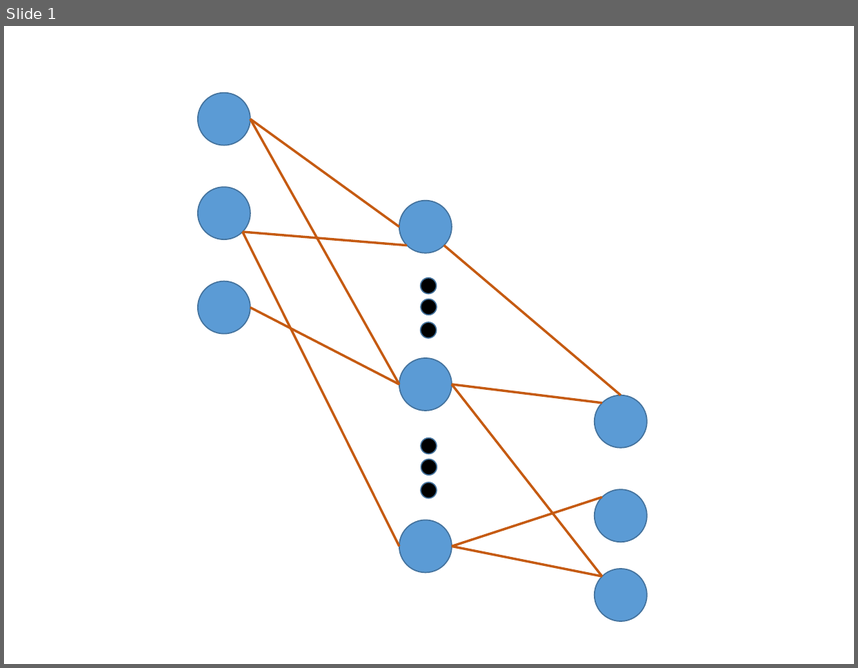
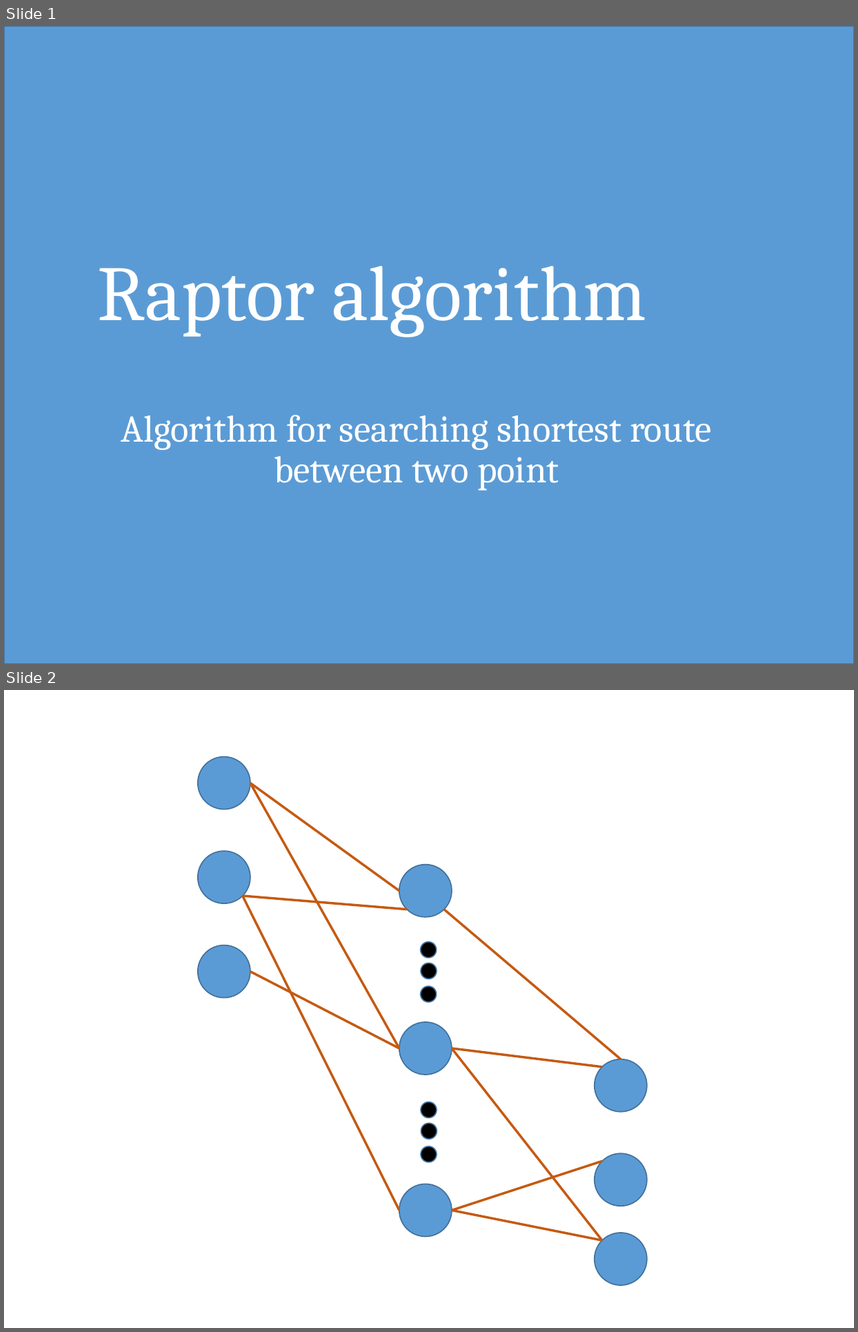
Before and after one commit to hqt/street-router, a slide deck: Document/presentation/raptor.pptx. Shown one above the other, each under a label of ours: slide 1 before the commit, slides 1 and 2 after it. The pictures are 858x668 and 858x1332 pixels, drawn with LibreOffice and Linux fonts; fonts in the diff are those of the drawing. Boxes give left, top, right and bottom in pixels: in the first picture for what was removed or moved away, otherwise in the second. Text is boxed around its words. In the diff, an @@ line names an element or a change of style, - is before the commit and + after.

```diff
--- a/Document/presentation/raptor.pptx
+++ b/Document/presentation/raptor.pptx
@@ slide 1 added at (4,26,854,664), background #FFFFFF @@
@@ rectangle added at (4,26,854,664), fill #5B9BD5, outline #43739E 1 pt @@
@@ title added at (98,265,646,337), 66 pt, text #FFFFFF @@
+Raptor algorithm
@@ text added at (121,414,712,490), 32 pt, text #FFFFFF @@
+Algorithm for searching shortest route between two point
@@ what was slide 1 is now slide 2 @@
```
Also in this commit, not shown: 1 other slide added, 4 other files.
